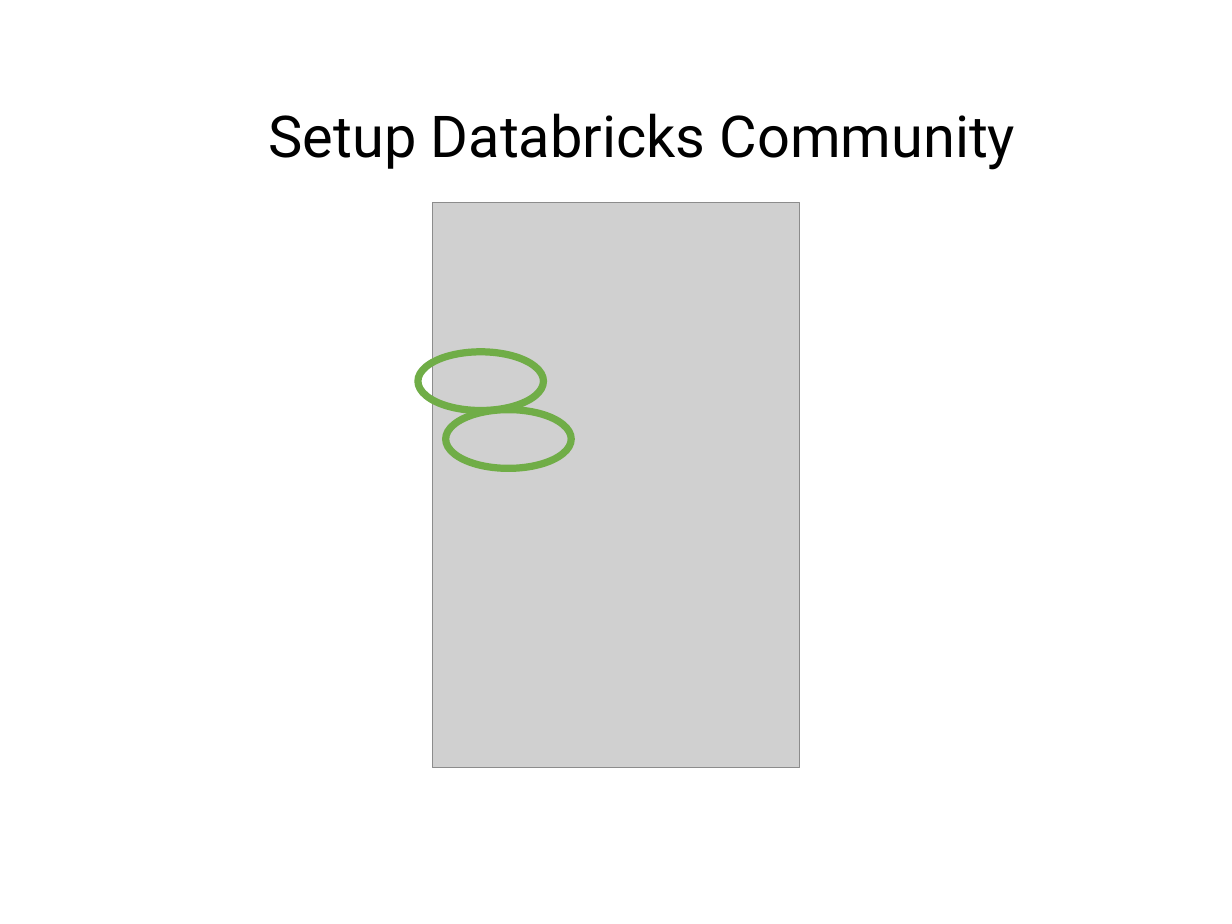
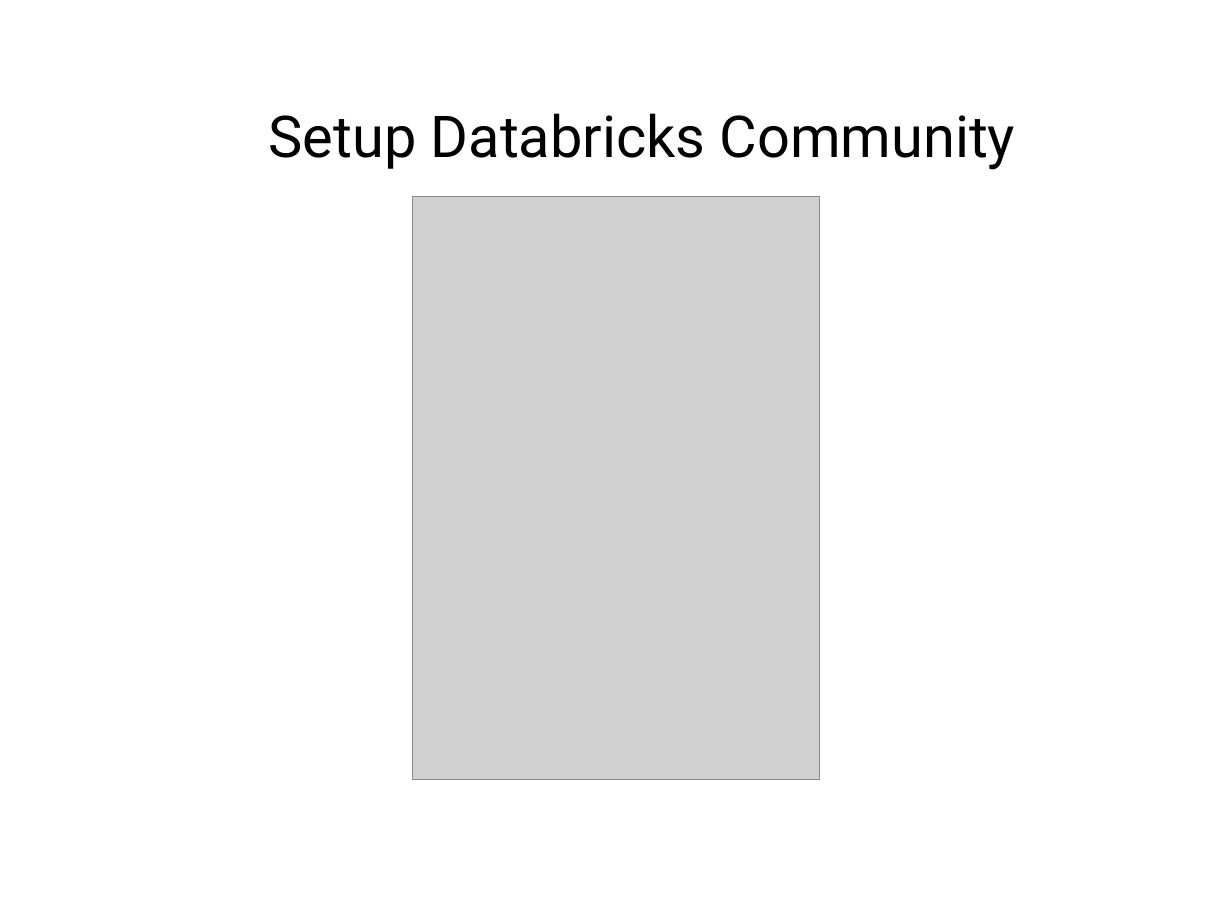
Before and after one commit to Marco-Santoni/databricks-from-scratch, a slide deck: slide 15 of training-spark/0_Intro_v1.pptx (slide 14 before the commit). Drawn at 1232x924 pixels with LibreOffice and Linux fonts; fonts in the diff are those of the drawing; grey boxes stand for pictures; background and template pictures are left out. Boxes give left, top, right and bottom in pixels: in the first picture for what was removed or moved away, otherwise in the second. Text is boxed around its words. In the diff, an @@ line names an element or a change of style, - is before the commit and + after.

```diff
--- a/training-spark/0_Intro_v1.pptx
+++ b/training-spark/0_Intro_v1.pptx
@@ picture: place and size @@
-picture at <box>432,203,801,768</box>
+picture at <box>412,196,820,780</box>
@@ ellipse removed at <box>418,352,543,411</box> @@
@@ ellipse removed at <box>445,410,571,469</box> @@
```
Also in this commit, not shown: 6 other slides changed, 1 slide added, 6 other files.
